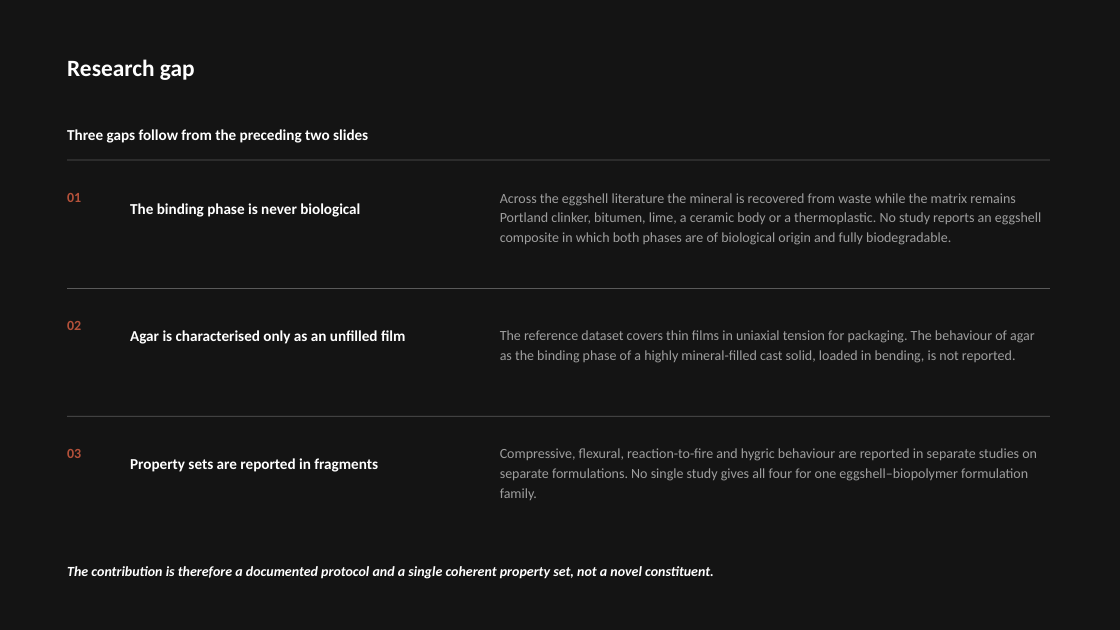
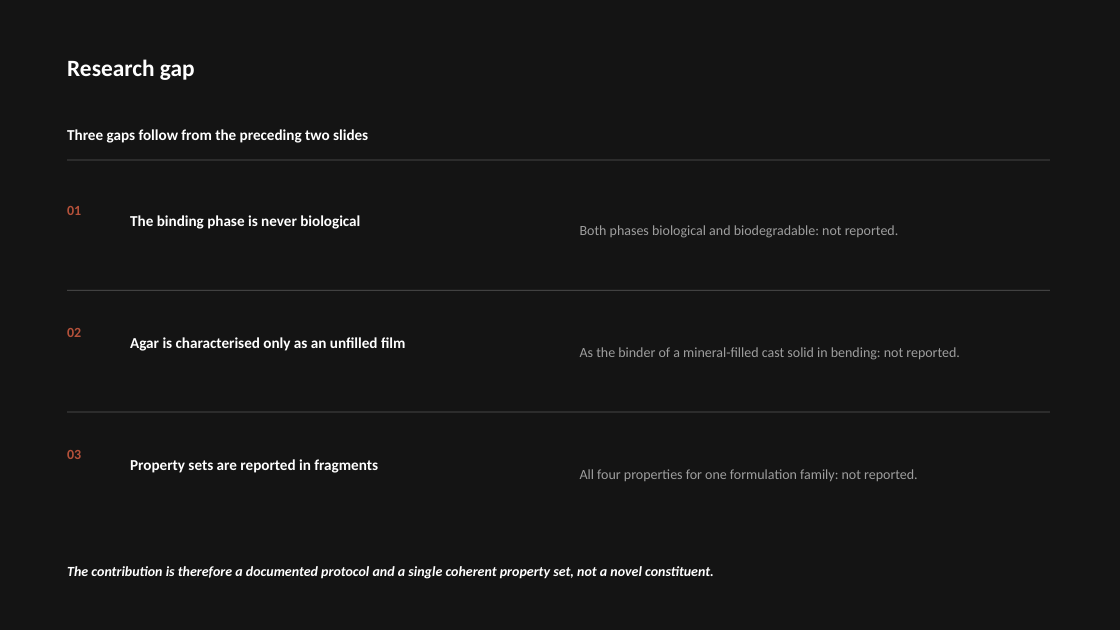
Before and after one commit to bunal91/sanat-ve-mekan, a slide deck: slide 5 of konferans-bildirisi/06-sunum/ICSMMEP26_Presentation_Unal.pptx. Drawn at 1120x630 pixels with LibreOffice and Linux fonts; fonts in the diff are those of the drawing. Boxes give left, top, right and bottom in pixels: in the first picture for what was removed or moved away, otherwise in the second. Text is boxed around its words. In the diff, an @@ line names an element or a change of style, - is before the commit and + after.

```diff
--- a/konferans-bildirisi/06-sunum/ICSMMEP26_Presentation_Unal.pptx
+++ b/konferans-bildirisi/06-sunum/ICSMMEP26_Presentation_Unal.pptx
@@ text "01" moved from (x1=67, y1=193, x2=81, y2=202) to (x1=67, y1=206, x2=81, y2=215) @@
@@ text "The binding phase is never ..." moved from (x1=130, y1=203, x2=360, y2=217) to (x1=130, y1=215, x2=360, y2=229) @@
@@ text at (x1=580, y1=225, x2=899, y2=238): text changed @@
-Across the eggshell literature the mineral is recovered from waste while the matrix remains Portland clinker, bitumen, lime, a ceramic body or a thermoplastic. No study reports an eggshell composite in which both phases are of biological origin and fully biodegradable.
+Both phases biological and biodegradable: not reported.
@@ text "02" moved from (x1=67, y1=321, x2=81, y2=330) to (x1=67, y1=328, x2=81, y2=337) @@
@@ text "Agar is characterised only as ..." moved from (x1=130, y1=330, x2=405, y2=344) to (x1=130, y1=337, x2=405, y2=351) @@
@@ text at (x1=580, y1=347, x2=960, y2=360): text changed @@
-The reference dataset covers thin films in uniaxial tension for packaging. The behaviour of agar as the binding phase of a highly mineral-filled cast solid, loaded in bending, is not reported.
+As the binder of a mineral-filled cast solid in bending: not reported.
@@ rectangle moved from (x1=67, y1=416, x2=1050, y2=417) to (x1=67, y1=412, x2=1050, y2=413) @@
@@ text at (x1=580, y1=469, x2=918, y2=481): text changed @@
-Compressive, flexural, reaction-to-fire and hygric behaviour are reported in separate studies on separate formulations. No single study gives all four for one eggshell–biopolymer formulation family.
+All four properties for one formulation family: not reported.
```
Also in this commit, not shown: 22 other slides changed, 1 slide removed, 6 other files.
